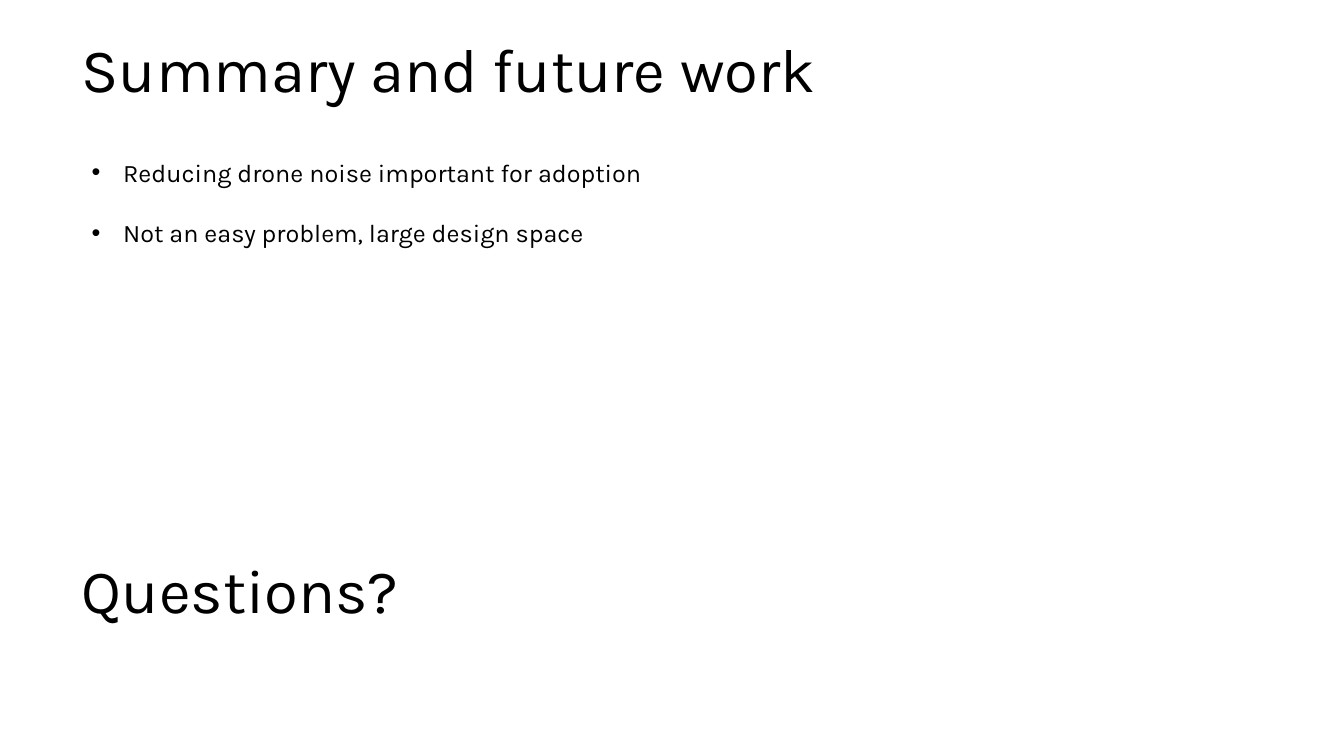
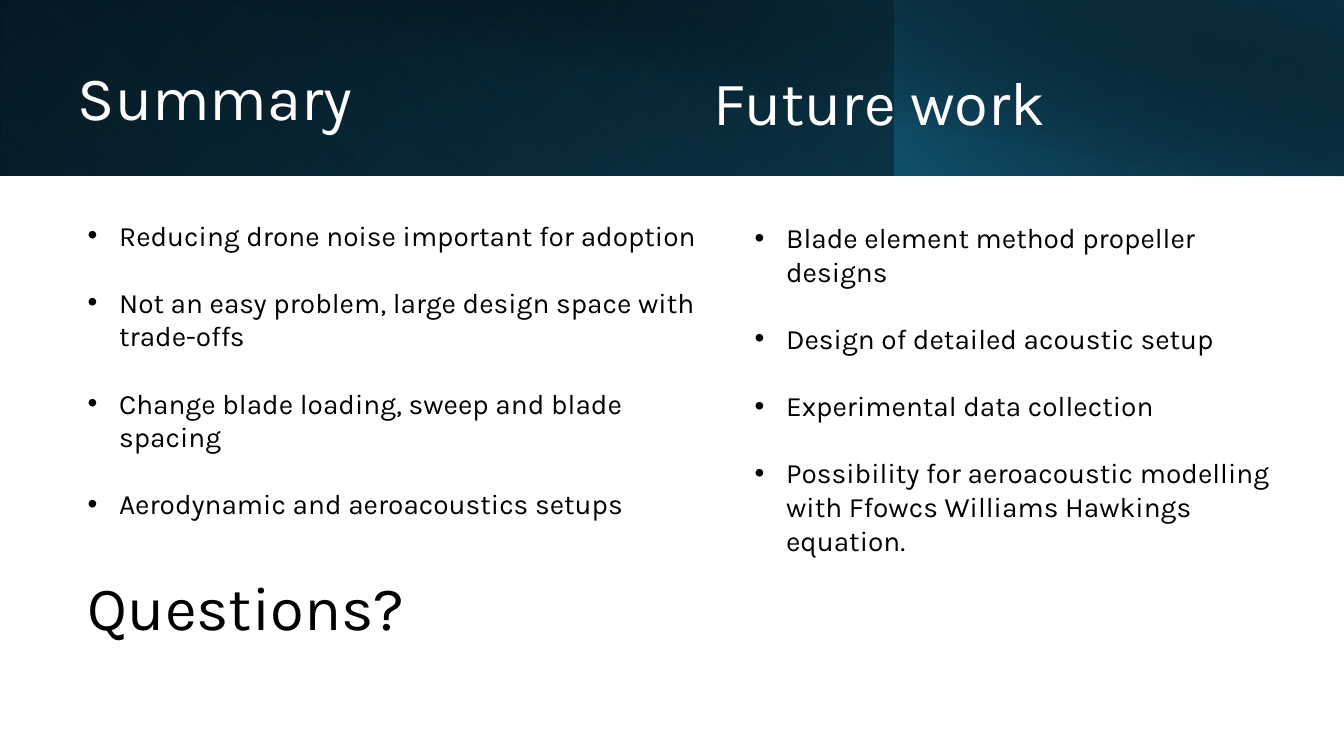
Before and after one commit to lpender3672/propeller-acoustics, a slide deck: slide 14 of deliverables/michaelmas_presentation.pptx (slide 13 before the commit). Drawn at 1344x756 pixels with LibreOffice and Linux fonts; fonts in the diff are those of the drawing. Boxes give left, top, right and bottom in pixels: in the first picture for what was removed or moved away, otherwise in the second. Text is boxed around its words. In the diff, an @@ line names an element or a change of style, - is before the commit and + after.

```diff
--- a/deliverables/michaelmas_presentation.pptx
+++ b/deliverables/michaelmas_presentation.pptx
@@ rectangle added at [0, 0, 1344, 175], fill gradient #000000 to #104862 @@
@@ rectangle added at [0, 0, 895, 175], fill gradient #156082 to #0B3041 @@
@@ rectangle added at [50, 0, 1344, 176], fill gradient #000000 to #0B3041 @@
@@ rectangle added at [894, 0, 1344, 175], fill gradient #156082 to #000000 @@
@@ text "Future work" at [713, 83, 1045, 140]: vertical alignment middle to top @@
@@ text added at [78, 80, 352, 135], 44 pt, text #FFFFFF @@
+Summary
@@ text at [713, 83, 1045, 140]: text changed; text colour #000000 to #FFFFFF @@
-Summary and future work
+Future work
@@ text "Reducing drone noise important for ...": place and size @@
-text "Reducing drone noise important for ..." at [123, 164, 641, 249]
+text "Reducing drone noise important for ..." at [119, 226, 696, 521]
@@ text at [119, 226, 696, 253]: size 18 to 20 pt in "Reducing drone noise important for adoption" @@
@@ text added at [786, 229, 1269, 558], 20 pt, text #000000 @@
+• Blade element method propeller designs
+• Design of detailed acoustic setup
+• Experimental data collection
+• Possibility for aeroacoustic modelling with Ffowcs Williams Hawkings equation.
@@ text at [119, 293, 694, 521]: text changed; size 18 to 20 pt @@
-• Not an easy problem, large design space
+• Not an easy problem, large design space with trade-offs
+• Change blade loading, sweep and blade spacing
+• Aerodynamic and aeroacoustics setups
@@ text "Questions?": place and size @@
-text "Questions?" at [82, 570, 399, 624]
+text "Questions?" at [88, 587, 405, 641]
```
Also in this commit, not shown: 8 other slides changed, 1 slide added.
